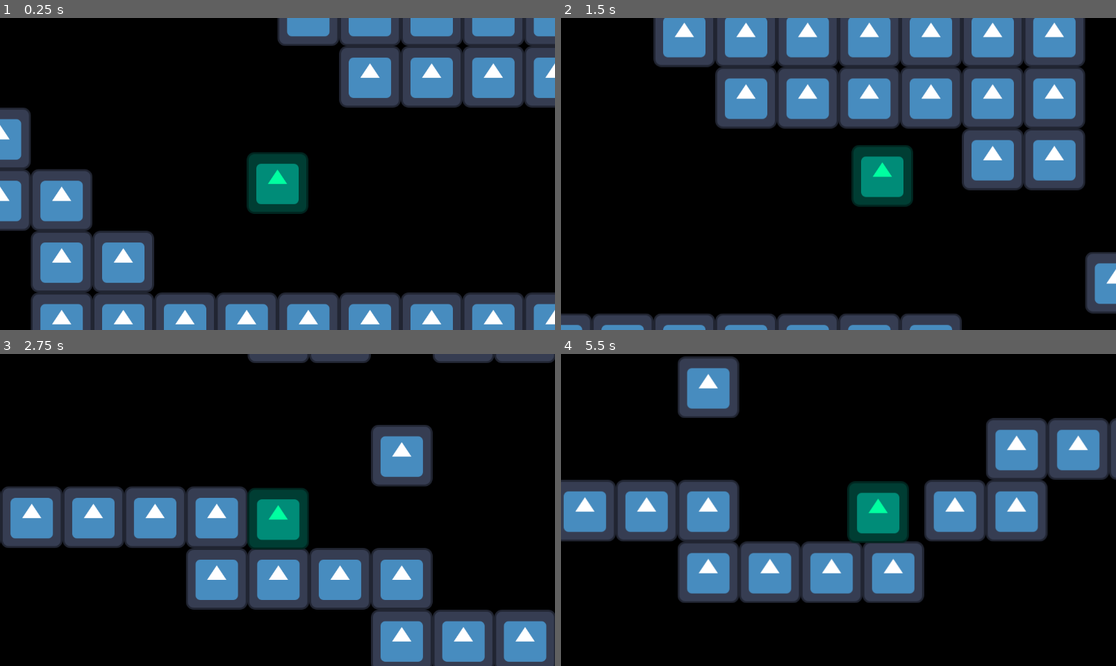
Above: before the commit, frames 1-4 (two rows, left to right).
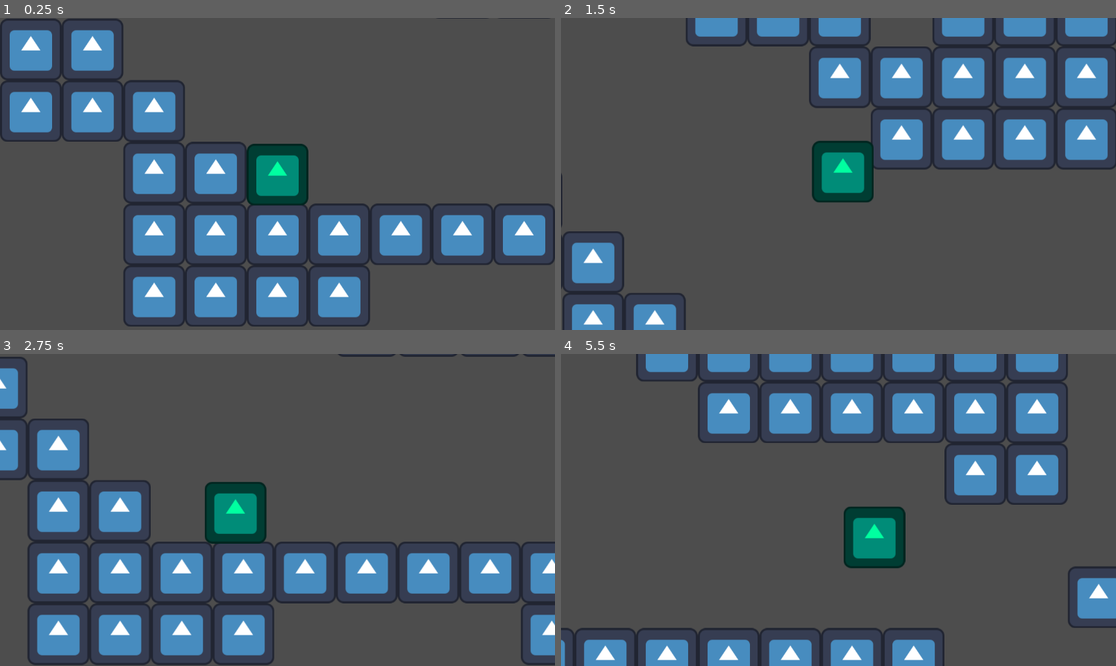
Above: after the commit, the same moments.

Repository: drew-kinsey-09/GD_side_scroller_tutorial
Game: Godot game, scene res://node_2d.tscn
The game is run twice, just before and just after one commit, with the same random seed, the same clock (stepped at 60 frames per second) and the same inputs. The project has no main scene, so this scene is started directly. The engine's default icon, where the game draws it, is replaced by a stand-in: a white triangle on a blue panel in a dark square.
Inputs:
- Up to frame 1 (0.25 s): no input
- Up to frame 2 (1.5 s): tap Enter (ui_accept) at 0.5, 0.77 s; hold Right (ui_right) from 0.53 s (still down)
- Up to frame 3 (2.75 s): tap Enter (ui_accept) at 1.52 s; release Right (ui_right) at 2.03 s; hold Left (ui_left) from 2.03 s (still down)
- Up to frame 4 (5.5 s): release Left (ui_left) at 2.78 s; hold Right (ui_right) 2.78-4.28 s; tap Enter (ui_accept) at 3.02, 3.77, 4.52 s; hold Left (ui_left) 4.28-5.03 s; hold Right (ui_right) from 5.03 s (still down)

The runs differ from the first frame. In frame 1, 87% of the frame differs, in the area x 0-100%, y 0-100%; in frame 2, 88%; in frame 3, 90%; in frame 4, 91%.

Commit message:
Finished the game

Diff:
--- /dev/null
+++ b/side-scrolling-tutorial/area_2d.gd
@@ -0,0 +1,10 @@
+extends Area2D
+
+
+
+func _on_body_entered(body: Node2D) -> void:
+	if body.velocity.y > 0 and body.global_position.y < global_position.y:
+		body.velocity.y = -500
+		queue_free()
+		return
+	get_tree().quit()
--- /dev/null
+++ b/side-scrolling-tutorial/area_2d.tscn
@@ -0,0 +1,21 @@
+[gd_scene load_steps=4 format=3 uid="uid://b5s5ltg87koul"]
+
+[ext_resource type="Script" uid="uid://ba4migbovlsuj" path="res://area_2d.gd" id="1_dl81w"]
+[ext_resource type="Texture2D" uid="uid://cifdypf53ustp" path="res://icon.svg" id="1_gf172"]
+
+[sub_resource type="RectangleShape2D" id="RectangleShape2D_dl81w"]
+size = Vector2(128, 128)
+
+[node name="Area2D" type="Area2D"]
+collision_layer = 0
+collision_mask = 2
+script = ExtResource("1_dl81w")
+
+[node name="CollisionShape2D" type="CollisionShape2D" parent="."]
+shape = SubResource("RectangleShape2D_dl81w")
+
+[node name="Icon" type="Sprite2D" parent="."]
+modulate = Color(1, 0.23529412, 0.05882353, 1)
+texture = ExtResource("1_gf172")
+
+[connection signal="body_entered" from="." to="." method="_on_body_entered"]
--- a/side-scrolling-tutorial/node_2d.tscn
+++ b/side-scrolling-tutorial/node_2d.tscn
@@ -1,7 +1,8 @@
-[gd_scene load_steps=6 format=3 uid="uid://cm753b6u63mbk"]
+[gd_scene load_steps=7 format=3 uid="uid://cm753b6u63mbk"]
 
 [ext_resource type="Texture2D" uid="uid://cifdypf53ustp" path="res://icon.svg" id="1_0e48y"]
 [ext_resource type="Script" uid="uid://c7khmliedo6hw" path="res://character_body_2d.gd" id="2_epypp"]
+[ext_resource type="PackedScene" uid="uid://b5s5ltg87koul" path="res://area_2d.tscn" id="3_epypp"]
 
 [sub_resource type="TileSetAtlasSource" id="TileSetAtlasSource_0hol4"]
 texture = ExtResource("1_0e48y")
@@ -77,8 +78,8 @@
 physics_layer_0/collision_layer = 1
 sources/0 = SubResource("TileSetAtlasSource_0hol4")
 
-[sub_resource type="RectangleShape2D" id="RectangleShape2D_kdubu"]
-size = Vector2(122, 122)
+[sub_resource type="CircleShape2D" id="CircleShape2D_epypp"]
+radius = 60.0
 
 [node name="Node2D" type="Node2D"]
 
@@ -89,14 +90,39 @@
 
 [node name="CharacterBody2D" type="CharacterBody2D" parent="."]
 modulate = Color(0, 1, 0.627451, 1)
+position = Vector2(-192, 192)
+collision_layer = 2
 script = ExtResource("2_epypp")
 
 [node name="CollisionShape2D" type="CollisionShape2D" parent="CharacterBody2D"]
 position = Vector2(-2.5, 0)
-shape = SubResource("RectangleShape2D_kdubu")
+shape = SubResource("CircleShape2D_epypp")
 
 [node name="Camera2D" type="Camera2D" parent="CharacterBody2D"]
 position_smoothing_enabled = true
 
 [node name="Icon" type="Sprite2D" parent="CharacterBody2D"]
 texture = ExtResource("1_0e48y")
+
+[node name="Enemies" type="Node2D" parent="."]
+
+[node name="Area2D" parent="Enemies" instance=ExtResource("3_epypp")]
+position = Vector2(1344, 448)
+
+[node name="Area2D2" parent="Enemies" instance=ExtResource("3_epypp")]
+position = Vector2(832, -448)
+
+[node name="Area2D3" parent="Enemies" instance=ExtResource("3_epypp")]
+position = Vector2(-832, -72)
+
+[node name="Area2D4" parent="Enemies" instance=ExtResource("3_epypp")]
+position = Vector2(-64, -560)
+
+[node name="Area2D5" parent="Enemies" instance=ExtResource("3_epypp")]
+position = Vector2(2624, -576)
+
+[node name="Area2D6" parent="Enemies" instance=ExtResource("3_epypp")]
+position = Vector2(1600, -832)
+
+[node name="Area2D7" parent="Enemies" instance=ExtResource("3_epypp")]
+position = Vector2(3136, -320)
--- a/side-scrolling-tutorial/project.godot
+++ b/side-scrolling-tutorial/project.godot
@@ -17,7 +17,3 @@
 [dotnet]
 
 project/assembly_name="Side_Scrolling_Tutorial"
-
-[rendering]
-
-environment/defaults/default_clear_color=Color(0, 0, 0, 1)
Not shown, added: side-scrolling-tutorial/area_2d.gd.uid
